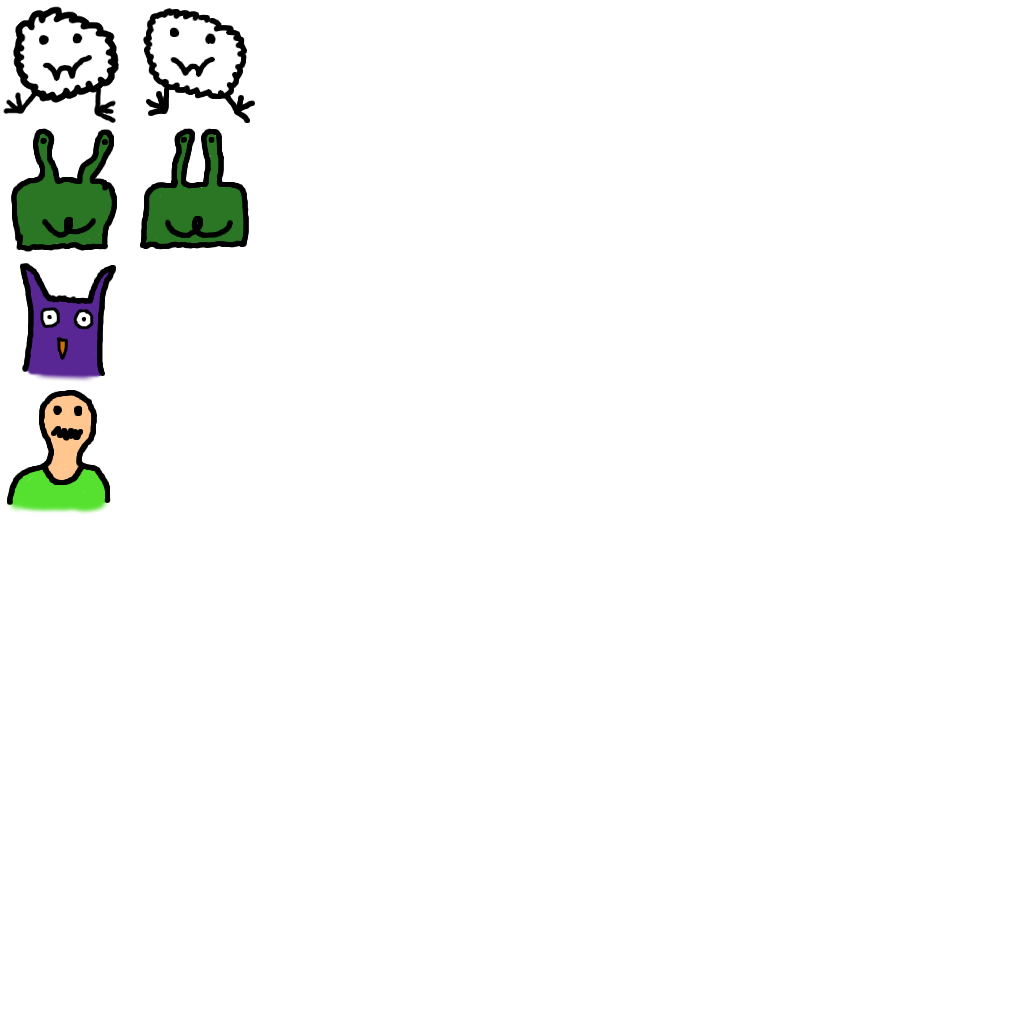
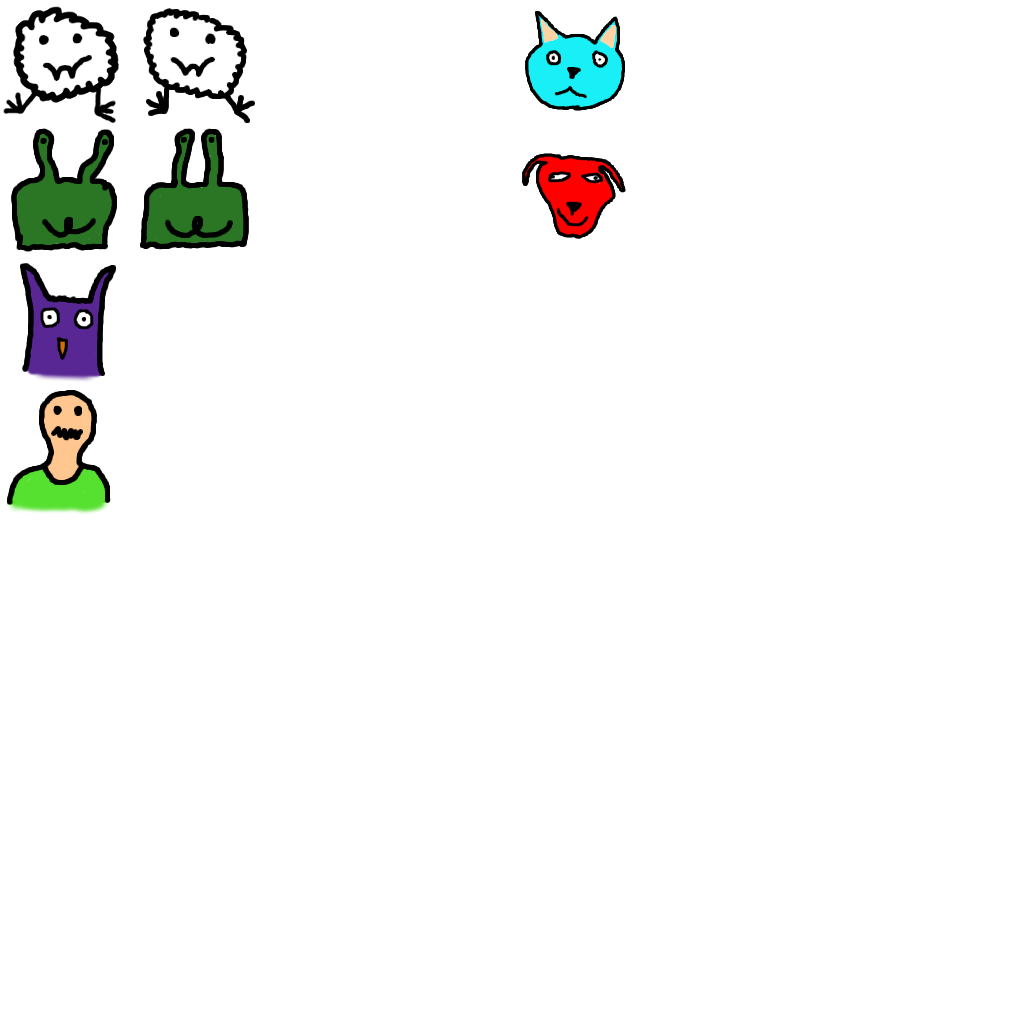
Layer changes from the first 1024px x 1024px image to the second:
removed layer "Player 0#1" over [7, 395, 111, 505]
renamed "Player 0 #2" to "Player 4-1", painted on it over [7, 395, 111, 505]
added layer "Player 9-1" above "Player 10-1" over [525, 11, 625, 111]
added layer "Player 10-1" over [522, 153, 626, 239]
